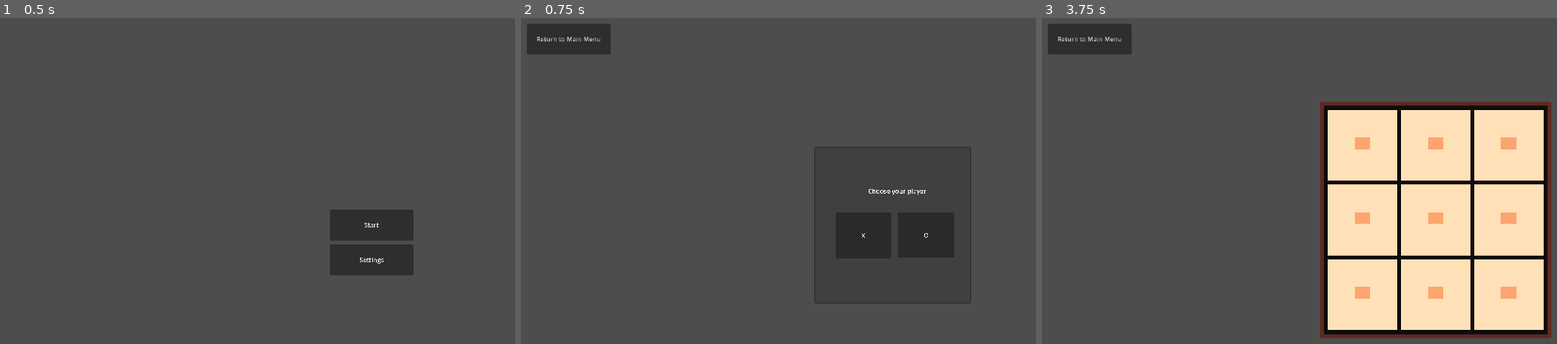
Above: before the commit, frames 1-3 (left to right).
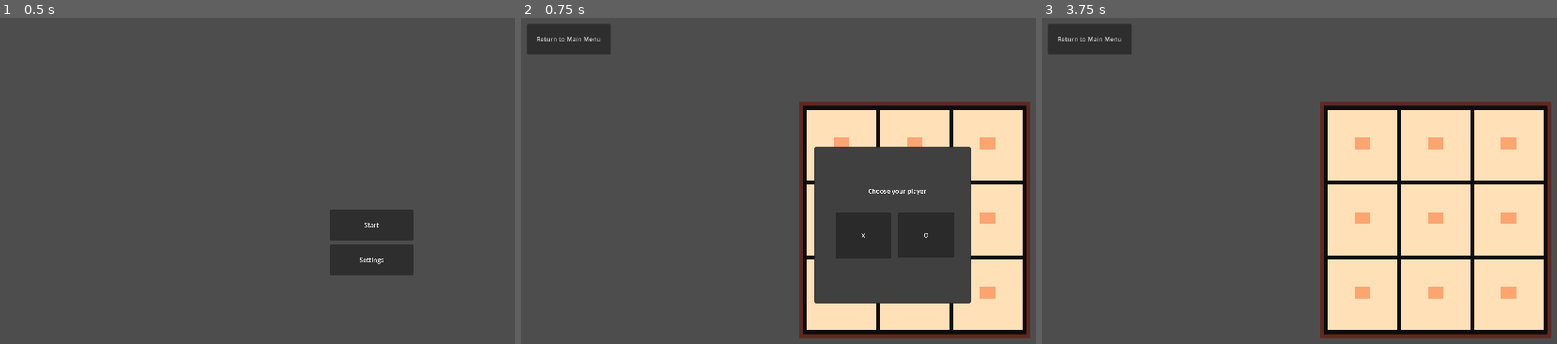
Above: after the commit, the same moments.

Repository: quentintyr/godot-tictactoe
Game: Godot game, scene res://screens/mainMenu/mainMenu.tscn
Same seed, same stepped clock (60 frames per second), same inputs: the game is played once before the commit and once after it.
Inputs (mouse positions are in pixels of both pictures, inside the frame that each line leads up to):
- Up to frame 1 (0.5 s): no input
- Up to frame 2 (0.75 s): click "Start" at 0.5 s
- Up to frame 3 (3.75 s): click (1361, 145) at 1.25 s; click (1433, 145) at 2 s; click (1505, 145) at 2.75 s; click (1361, 216) at 3.5 s

Frame 1 is identical in both runs. In frame 2, 18% of the frame differs, in the area x 54-99%, y 25-99%; in frame 3, nothing differs.
Error after the commit: Attempt to call function 'hide' in base 'null instance' on a null instance. (res://screens/defaultGamemode/defaultGamemode.gd:21)

Commit message:
FEAT | implement simple turns for each player

Diff:
--- a/screens/defaultGamemode/defaultGamemode.gd
+++ b/screens/defaultGamemode/defaultGamemode.gd
@@ -2,8 +2,10 @@
 
 var isPlayerXTurn = true # default player is X
 var isPlayerSelected = false # check if player was selected
-var turns = 0 # set turns to zero on start
+var xTurns = 0 # set turns to zero on start
+var oTurns = 0
 # set each tile on the map to empty on game start
+
 var boardArray = [
 		[cellState.EMPTY, cellState.EMPTY, cellState.EMPTY],
 		[cellState.EMPTY, cellState.EMPTY, cellState.EMPTY],
@@ -16,14 +18,12 @@
 	for i in range(boardArray.size()):
 		for j in range(boardArray[i].size()):
 			print(boardArray[i][j])
-
-	$field.hide()
-
+	$fieldSprite.hide()
 
 
 # show map visually
 func _load_map() -> void:
-	$field.show()
+	$fieldSprite.show()
 
 
 # let player decide if X or O
@@ -36,7 +36,6 @@
 # Called every frame. 'delta' is the elapsed time since the previous frame.
 func _process(delta: float) -> void:
 	_choosePlayer()
-
 
 enum cellState {
 	EMPTY,
@@ -52,10 +51,18 @@
 func player_turn_switch() -> void:
 	if (isPlayerXTurn == true): # if player is currently x switch to circle
 		isPlayerXTurn = false
-		print("player circle")
+		displayPlayerTurns()
 	else:
 		isPlayerXTurn = true # if the player is currently not x, switch to x
-		print("player x")
+		displayPlayerTurns()
+
+func displayPlayerTurns() -> void:
+	if (isPlayerXTurn == true):
+		xTurns += 1
+		$xTurnsLabel.set_text(str(xTurns))
+	else:
+		oTurns += 1
+		$oTurnsLabel.set_text(str(oTurns))
 
 func _on_return_button_pressed() -> void:
 	get_tree().change_scene_to_file("res://screens/mainMenu/mainMenu.tscn")
